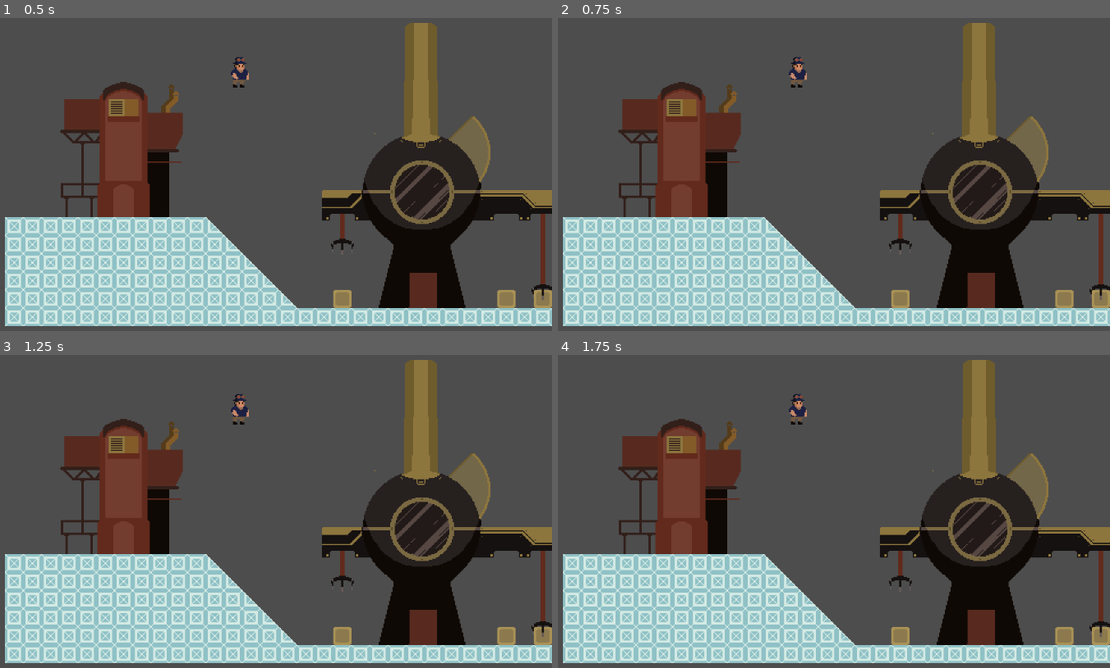
Above: before the commit, frames 1-4 (two rows, left to right).
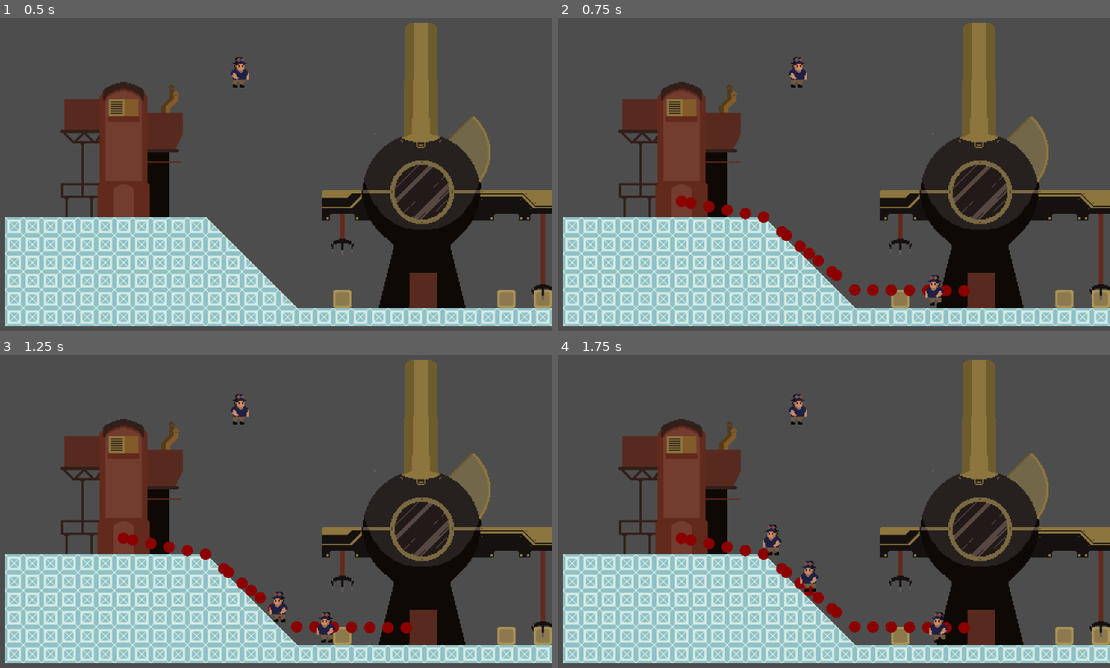
Above: after the commit, the same moments.

Repository: dethland/AFKGODOT
Game: Godot game, scene res://Tests/Testing/facility_play_ground.tscn
Two runs of this game, one before a commit and one after it. Both use one fixed random seed, a clock stepped at 60 frames per second and the inputs below. This scene is started directly instead of the project's main scene.
Inputs (mouse positions are in pixels of both pictures, inside the frame that each line leads up to):
- Up to frame 1 (0.5 s): no input
- Up to frame 2 (0.75 s): tap Enter (ui_accept) at 0.5 s; move the mouse to (927, 149) at 0.52 s; click (927, 149) at 0.6 s
- Up to frame 3 (1.25 s): tap Enter (ui_accept) at 0.77 s
- Up to frame 4 (1.75 s): move the mouse to (651, 524) at 1.27 s; click (651, 524) at 1.35 s; tap Enter (ui_accept) at 1.52 s

Frame 1 is identical in both runs. In frame 2, 1.3% of the frame differs, in the area x 21-75%, y 56-92%; in frame 3, 1.4%; in frame 4, 1.7%, in the area x 21-75%, y 54-92%.
Error before the commit: Parse Error: Identifier "HRS" not declared in the current scope. (res://Scripts/BuildingRelated/Facility.gd:44)

Commit message:
Facility update

Diff:
--- a/Game/Scripts/BuildingRelated/Facility.gd
+++ b/Game/Scripts/BuildingRelated/Facility.gd
@@ -41,7 +41,7 @@
 func send_request_for_colonist():
 	var colonists_needed = get_desired_population() - num_colonist
 	if colonists_needed > 0:
-		HRS.add_request(ID, colonists_needed)
+		CM.add_request(ID, colonists_needed)
 
 
 func generate_resource():
--- a/Game/Tests/Testing/facility_play_ground.tscn
+++ b/Game/Tests/Testing/facility_play_ground.tscn
@@ -1,16 +1,12 @@
-[gd_scene load_steps=7 format=3 uid="uid://bnqe6frkyay46"]
+[gd_scene load_steps=6 format=3 uid="uid://bnqe6frkyay46"]
 
 [ext_resource type="PackedScene" uid="uid://bv381m5fa70f4" path="res://Scenes/Building/refine_iron.tscn" id="3_cerfu"]
 [ext_resource type="PackedScene" uid="uid://bovf7va0c1wh6" path="res://Scenes/Building/house.tscn" id="4_0iegv"]
-[ext_resource type="Script" path="res://Scripts/Sub-brain/ColonistManager.gd" id="4_oya2h"]
 [ext_resource type="PackedScene" uid="uid://sce8bxj7mrpk" path="res://Scenes/Colonist/Colonist.tscn" id="5_gjbyw"]
 [ext_resource type="PackedScene" uid="uid://cwl43lyr4om72" path="res://Tilemap/tile_map.tscn" id="5_jjav4"]
 [ext_resource type="Script" path="res://Tests/Testing/TempDebug.gd" id="6_k2kqt"]
 
 [node name="FacilityPlayGround" type="Node2D"]
-
-[node name="HumanResource" type="Node" parent="."]
-script = ExtResource("4_oya2h")
 
 [node name="TileMap" parent="." instance=ExtResource("5_jjav4")]
 scale = Vector2(1, 1)
